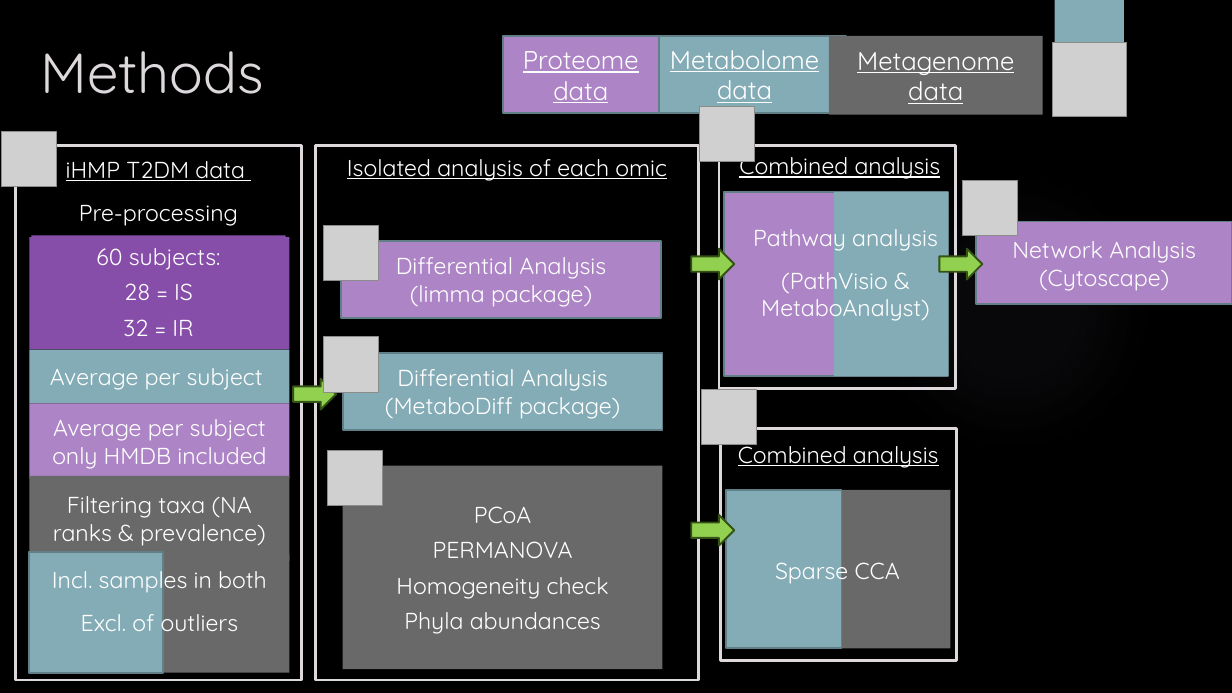
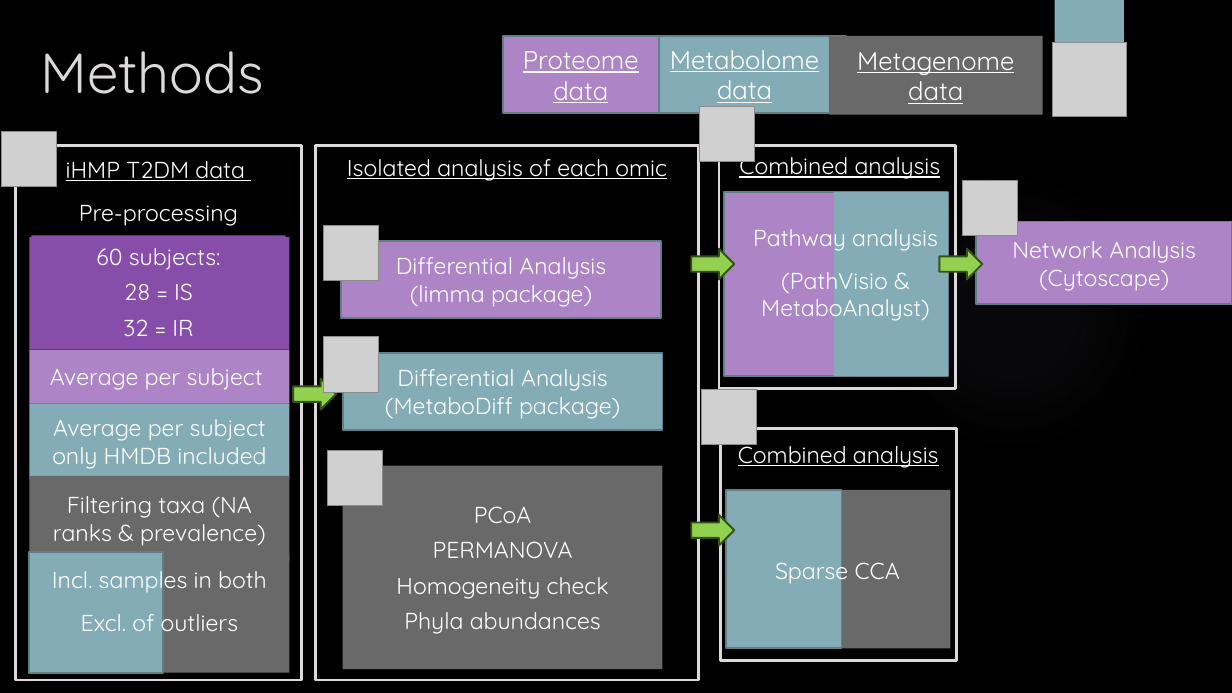
Before and after one commit to sabdeolive/Sabrina_BMS_Bachelor-Internship, a slide deck: slide 5 of Final Presentation.pptx. Drawn at 1232x693 pixels with LibreOffice and Linux fonts; fonts in the diff are those of the drawing; grey boxes stand for pictures; background and template pictures are left out. Boxes give left, top, right and bottom in pixels: in the first picture for what was removed or moved away, otherwise in the second. Text is boxed around its words. In the diff, an @@ line names an element or a change of style, - is before the commit and + after.

```diff
--- a/Final Presentation.pptx
+++ b/Final Presentation.pptx
@@ rectangle "Average per subject" at bbox=[30, 349, 289, 403]: fill #84ACB6 to #AD84C6 @@
@@ rectangle "Average per subject" at bbox=[30, 403, 289, 478]: fill #AD84C6 to #84ACB6 @@
```
Also in this commit, not shown: 2 other slides changed, 1 slide added.
